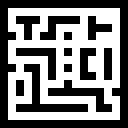
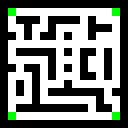
The second w=128, h=128 image is a revision of the first. Changes to its layers:
painted on "Layer 1" over 8, 8, 120, 120
